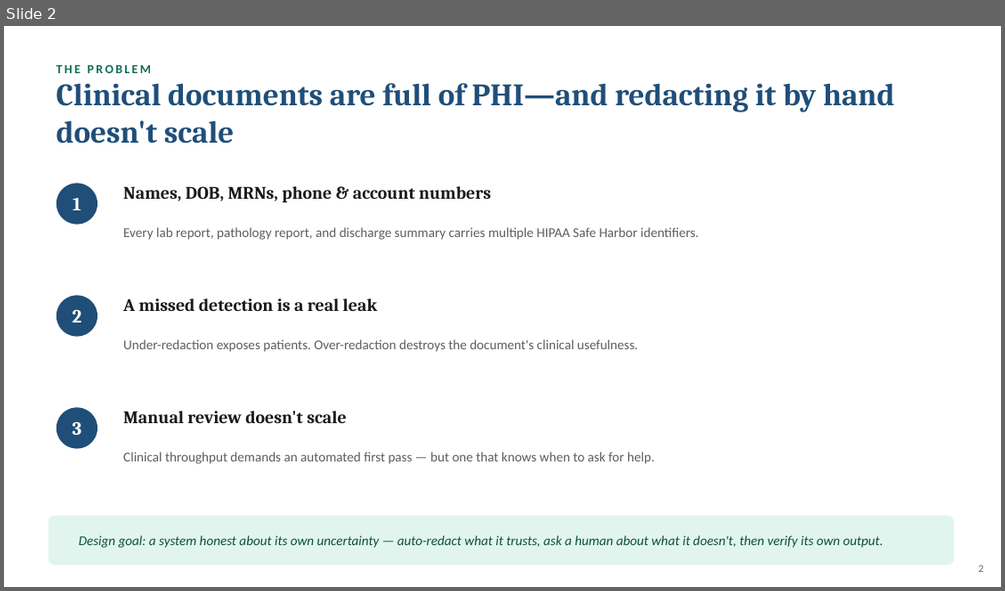
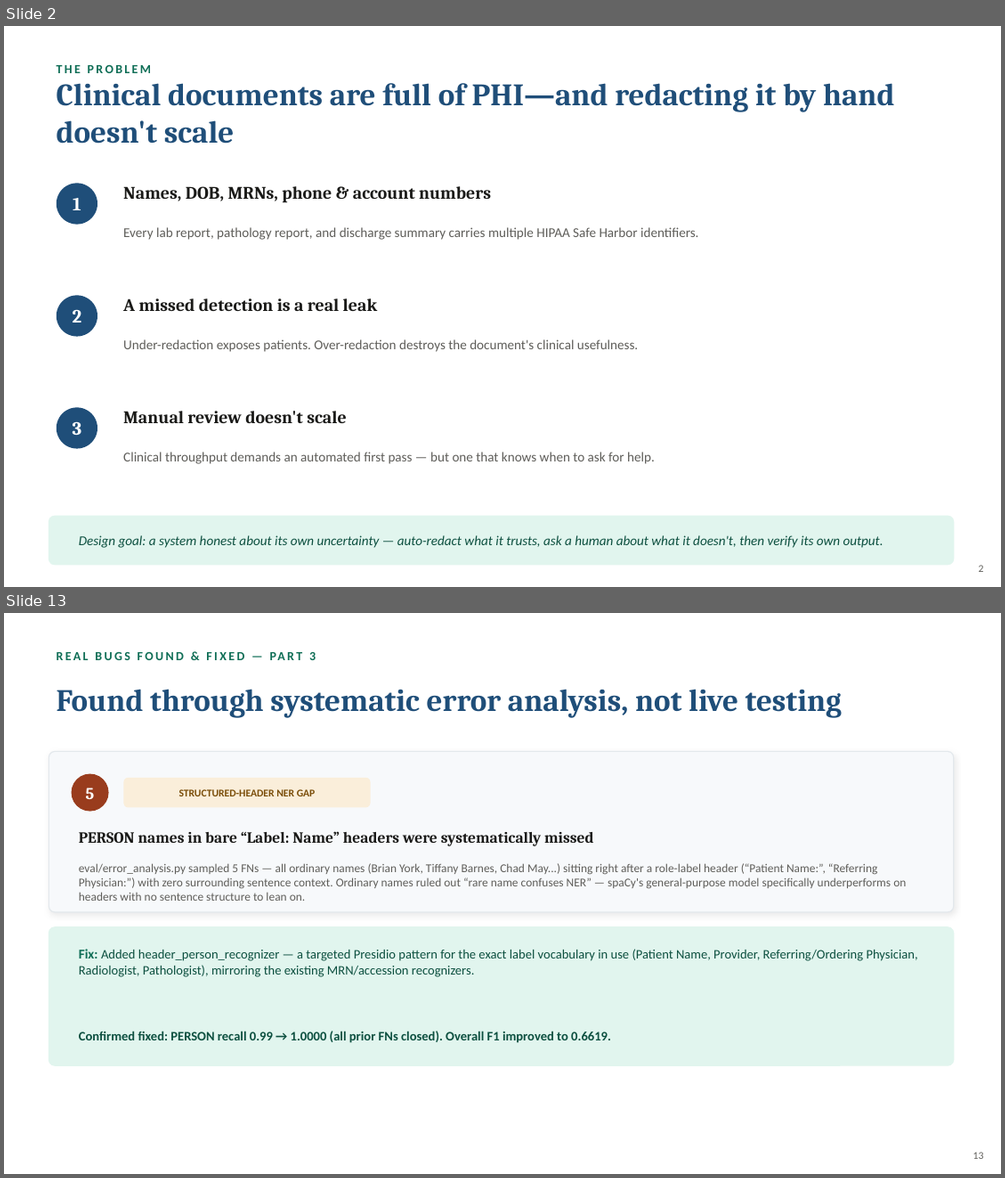
Before and after one commit to Ramya192/phi-deidentification, a slide deck: Capstone_Presentation.pptx. Shown one above the other, each under a label of ours: slide 2 before the commit, slides 2 and 13 after it; the slides between them are not shown. The pictures are 1005x591 and 1005x1178 pixels, drawn with LibreOffice and Linux fonts; fonts in the diff are those of the drawing. Boxes give left, top, right and bottom in pixels: in the first picture for what was removed or moved away, otherwise in the second. Text is boxed around its words. In the diff, an @@ line names an element or a change of style, - is before the commit and + after.

```diff
--- a/Capstone_Presentation.pptx
+++ b/Capstone_Presentation.pptx
@@ slide 13 added at bbox=[4, 613, 1001, 1174], background #FFFFFF @@
@@ text added at bbox=[57, 689, 169, 1040], 12 pt, text #0F6E56, bold @@
+REAL BUGS FOUND & FIXED — PART 3
@@ text added at bbox=[150, 689, 841, 718], 30 pt, text #1F4E79, bold @@
+Found through systematic error analysis, not live testing
@@ rounded rectangle added at bbox=[48, 751, 954, 912], fill #F7F9FB, outline #E3E8EC 1 pt @@
@@ ellipse added at bbox=[72, 774, 109, 811], fill #993C1D @@
@@ text added at bbox=[86, 787, 95, 799], 16 pt, text #FFFFFF, bold @@
+5
@@ rounded rectangle added at bbox=[123, 778, 371, 807], fill #FAEEDA @@
@@ text added at bbox=[179, 789, 316, 796], 10 pt, text #7A4D08, bold @@
+STRUCTURED-HEADER NER GAP
@@ text added at bbox=[79, 831, 593, 846], 15 pt, text #1A1A18, bold @@
+PERSON names in bare “Label: Name” headers were systematically missed
@@ text added at bbox=[79, 863, 906, 900], 11.5 pt, text #5F5E5A @@
+eval/error_analysis.py sampled 5 FNs — all ordinary names (Brian York, Tiffany Barnes, Chad May...) sitting right after a role-label header (“Patient Name:”, “Referring Physician:”) with zero surrounding sentence context. Ordinary names ruled out “rare name confuses NER” — spaCy's general-purpose model specifically underperforms on headers with no sentence structure to lean on.
@@ rounded rectangle added at bbox=[48, 927, 954, 1065], fill #E1F5EE, outline #E1F5EE 1 pt @@
@@ text added at bbox=[79, 949, 918, 977], 12.5 pt, text #0D5040 @@
+Fix: Added header_person_recognizer — a targeted Presidio pattern for the exact label vocabulary in use (Patient Name, Provider, Referring/Ordering Physician, Radiologist, Pathologist), mirroring the existing MRN/accession recognizers.
@@ text added at bbox=[79, 1030, 611, 1043], 12.5 pt, text #0D5040, bold @@
+Confirmed fixed: PERSON recall 0.99 → 1.0000 (all prior FNs closed). Overall F1 improved to 0.6619.
@@ text added at bbox=[973, 1151, 984, 1159], 10 pt, text #5F5E5A @@
+13
```
Also in this commit, not shown: 10 slides changed, 6 other slides added, 46 other files.
